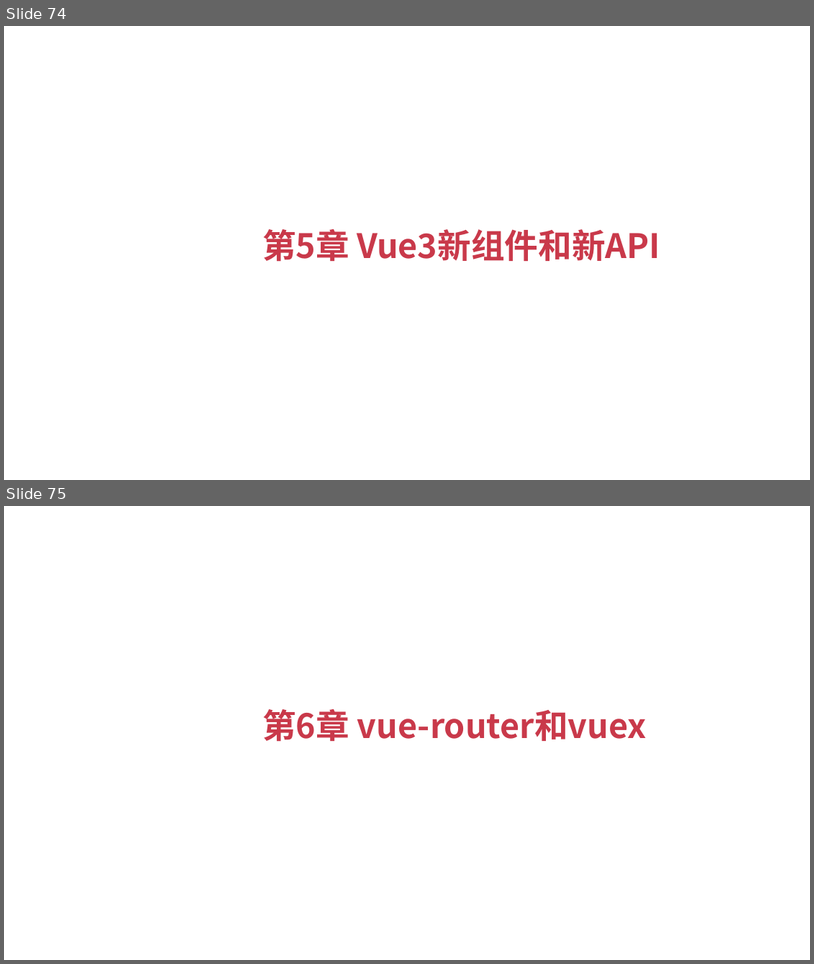
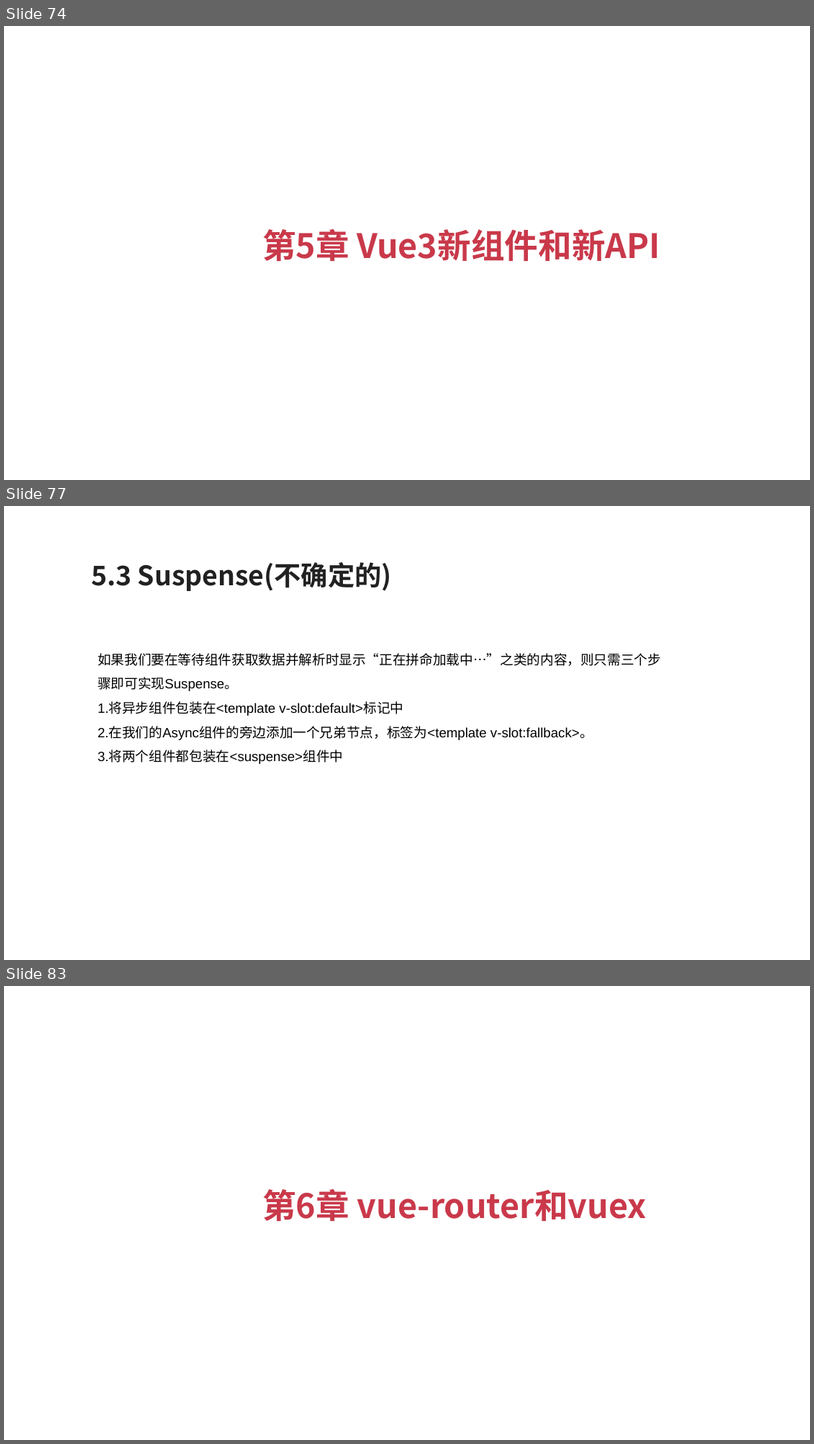
Before and after one commit to zouyujie/vue3_book_codes, a slide deck: Vue3+TypeScript开发指南.pptx. Shown one above the other, each under a label of ours: slides 74 and 75 before the commit, slides 74, 77 and 83 after it; the slides between them are not shown. The pictures are 814x964 and 814x1444 pixels, drawn with LibreOffice and Linux fonts; fonts in the diff are those of the drawing. Boxes give left, top, right and bottom in pixels: in the first picture for what was removed or moved away, otherwise in the second. Text is boxed around its words. In the diff, an @@ line names an element or a change of style, - is before the commit and + after.

```diff
--- a/Vue3+TypeScript开发指南.pptx
+++ b/Vue3+TypeScript开发指南.pptx
@@ slide 77 added at (x1=4, y1=506, x2=810, y2=960), background #FFFFFF @@
@@ text added at (x1=91, y1=562, x2=392, y2=591), 24 pt, text #212121, bold @@
+5.3 Suspense(不确定的)
@@ text added at (x1=98, y1=653, x2=661, y2=764), 12 pt, text #000000 @@
+如果我们要在等待组件获取数据并解析时显示“正在拼命加载中…”之类的内容，则只需三个步骤即可实现Suspense。
+1.将异步组件包装在<template v-slot:default>标记中
+2.在我们的Async组件的旁边添加一个兄弟节点，标签为<template v-slot:fallback>。
+3.将两个组件都包装在<suspense>组件中
@@ what was slide 75 is now slide 83 @@
```
Also in this commit, not shown: 69 other slides added.
